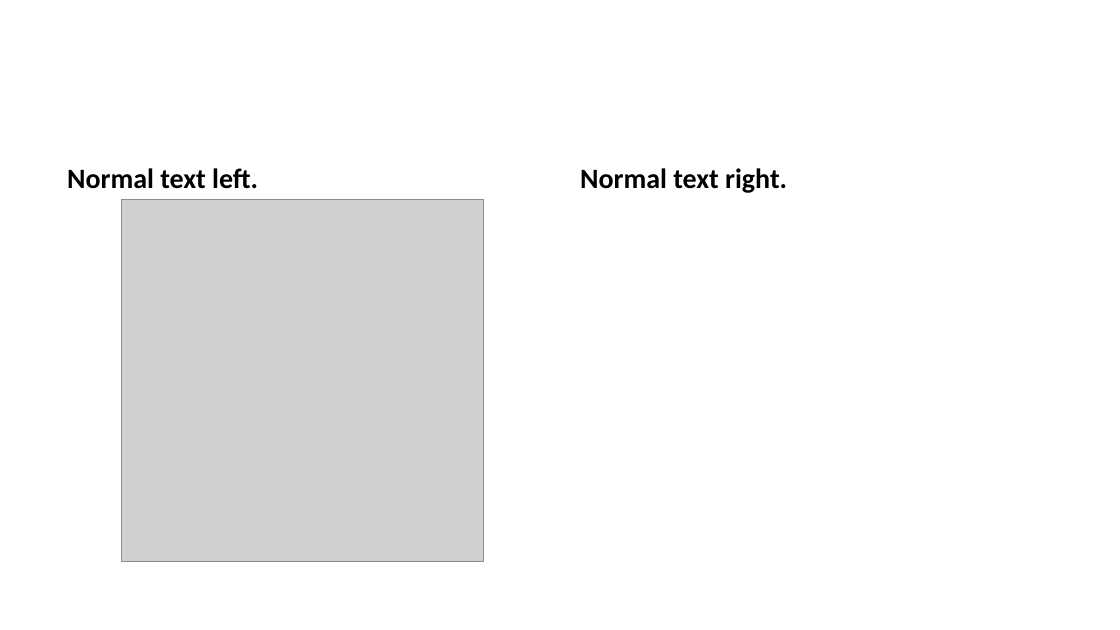
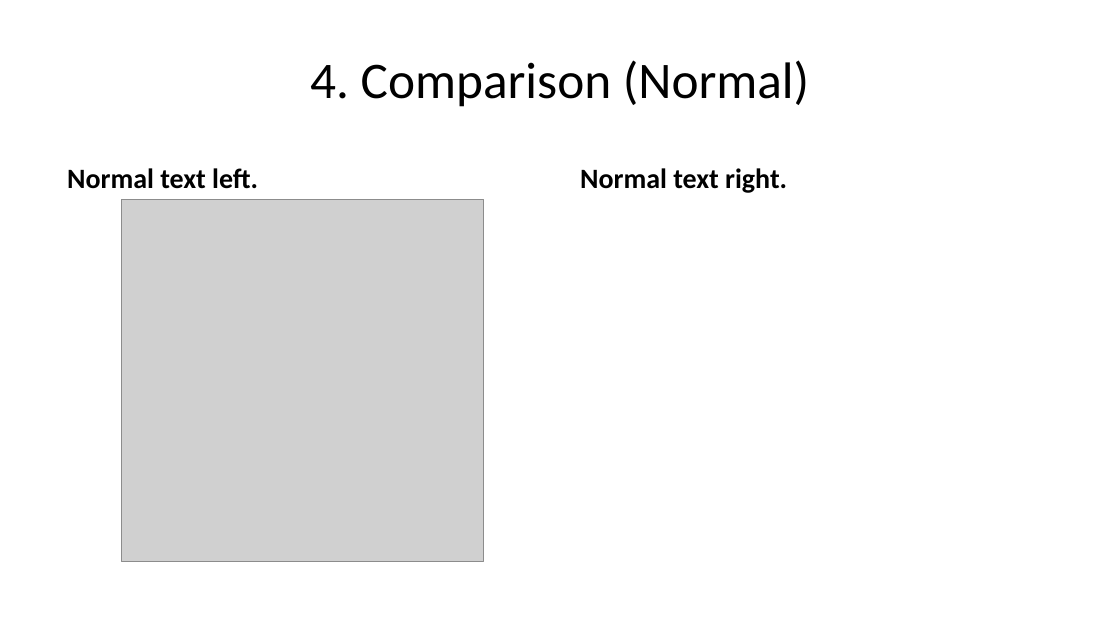
Before and after one commit to David-Rieger/quarto-pptx-layouts, a slide deck: slide 11 of example/example.pptx (slide 18 before the commit). Drawn at 1120x630 pixels with LibreOffice and Linux fonts; fonts in the diff are those of the drawing; grey boxes stand for pictures. Boxes give left, top, right and bottom in pixels: in the first picture for what was removed or moved away, otherwise in the second. Text is boxed around its words. In the diff, an @@ line names an element or a change of style, - is before the commit and + after.

```diff
--- a/example/example.pptx
+++ b/example/example.pptx
@@ title added at (x1=310, y1=60, x2=809, y2=107), 33 pt, text #000000 @@
+4. Comparison (Normal)
```
Also in this commit, not shown: 7 other slides changed, 12 slides removed, 5 other files.
